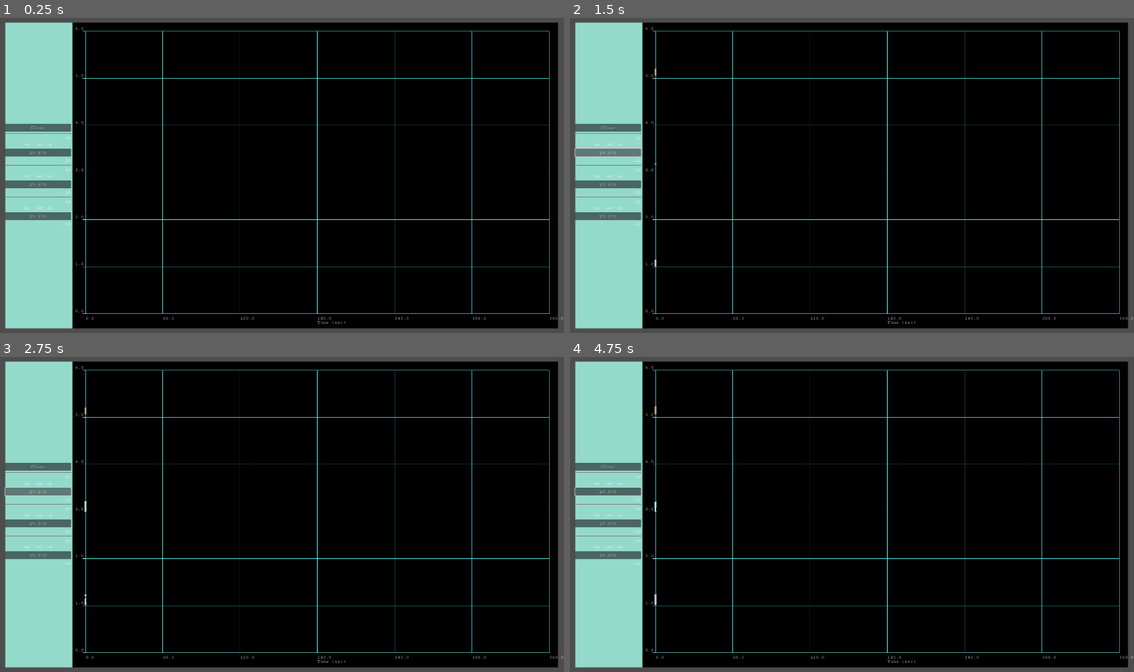
Above: before the commit, frames 1-4 (two rows, left to right).
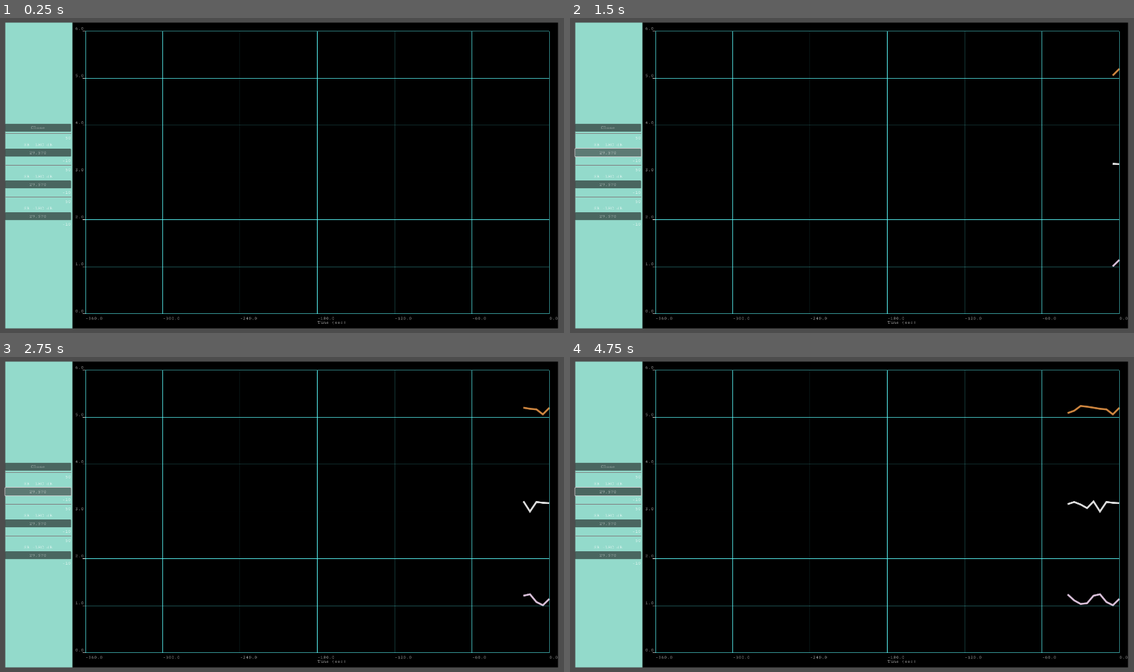
Above: after the commit, the same moments.

Repository: asfadmin/antenna-museum-exhibit
Game: Godot game, scene res://PlotControl.tscn
Same seed, same stepped clock (60 frames per second), same inputs: the game is played once before the commit and once after it. This scene is started directly instead of the project's main scene.
Inputs (mouse positions are in pixels of both pictures, inside the frame that each line leads up to):
- Up to frame 1 (0.25 s): no input
- Up to frame 2 (1.5 s): click "29.570" at 0.5 s; click "29.570" at 1.25 s
- Up to frame 3 (2.75 s): click "29.570" at 2 s
- Up to frame 4 (4.75 s): move the mouse to (976, 498) at 2.77 s; click (976, 498) at 2.92 s; tap Enter at 3.5 s; drag from (739, 530) to (823, 577) at 3.52 s; tap Space at 4.25 s; move the mouse to (908, 445) at 4.27 s; click (908, 445) at 4.42 s

The runs differ from the first frame. In frame 1, less than 0.1% of the frame differs, in the area x 15-100%, y 94-96%; in frame 2, 0.1%; in frame 3, 0.2%; in frame 4, 0.4%, in the area x 14-100%, y 15-96%.

Commit message:
feat: Set defaults in plot gui to align with script

Diff:
--- a/exhibit-frontend/PlotControl.tscn
+++ b/exhibit-frontend/PlotControl.tscn
@@ -117,7 +117,8 @@
 size_flags_horizontal = 3
 size_flags_stretch_ratio = 7.35
 script = ExtResource("1_02d54")
-x_max = 360.0
+x_min = -360.0
+x_max = 0.0
 x_label = "Time (sec)"
 show_x_ticks = false
 x_step = 60
